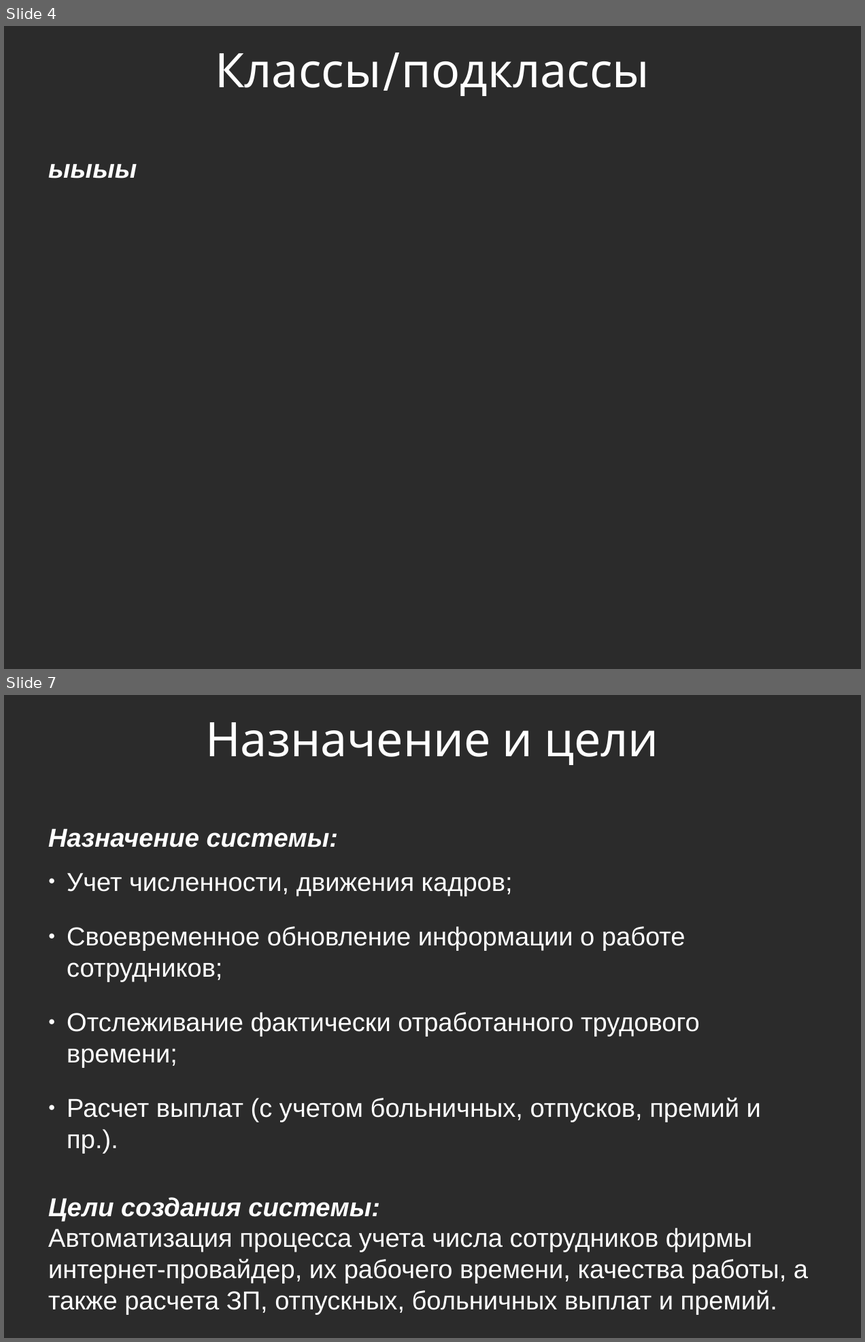
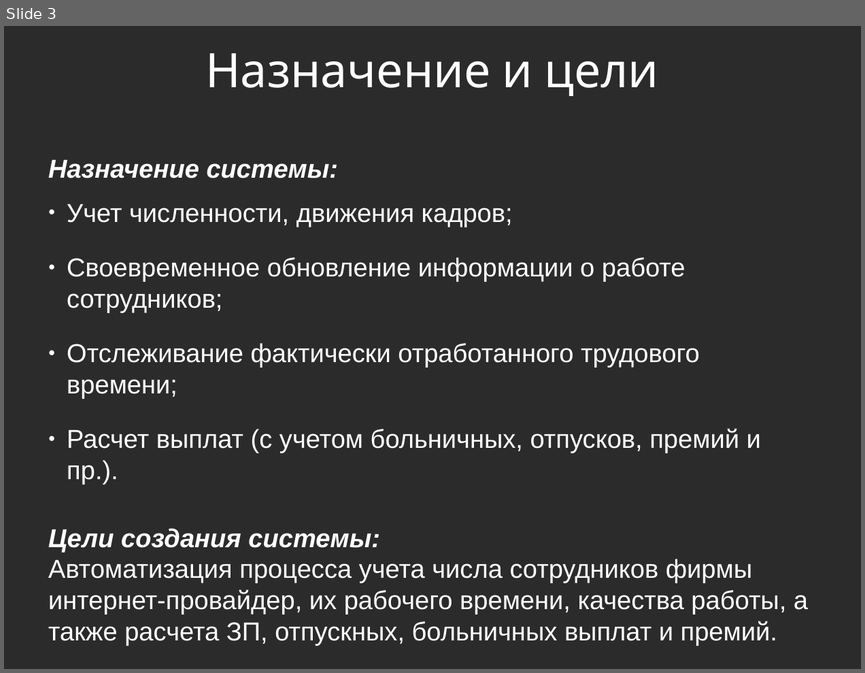
Before and after one commit to ikherty/OPD, a slide deck: PrezentationOPD.odp. Shown one above the other, each under a label of ours: slides 4 and 7 before the commit, slide 3 after it; the slides between them are not shown. The pictures are 865x1342 and 865x673 pixels, drawn with LibreOffice and Linux fonts; fonts in the diff are those of the drawing; background and template pictures are left out; a plain dark background stands for a picture behind light text. Boxes give left, top, right and bottom in pixels: in the first picture for what was removed or moved away, otherwise in the second. Text is boxed around its words. In the diff, an @@ line names an element or a change of style, - is before the commit and + after.

```diff
--- a/PrezentationOPD.odp
+++ b/PrezentationOPD.odp
@@ slide 4 removed at (4, 26, 861, 669), background picture (left out) @@
@@ title removed at (215, 53, 649, 96) @@
-Классы/подклассы
@@ text removed at (48, 164, 137, 178) @@
-ыыыы
@@ what was slide 7 is now slide 3 @@
```
Also in this commit, not shown: 3 slides changed, 2 slides added, 2 other slides removed, 43 other files.
